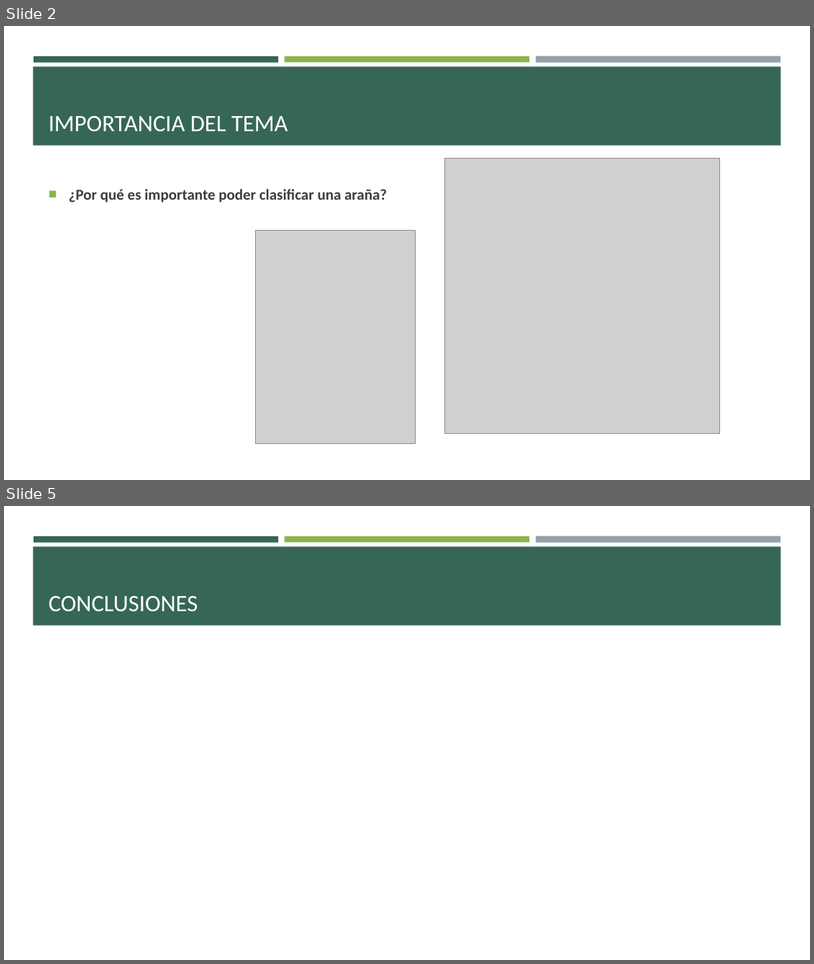
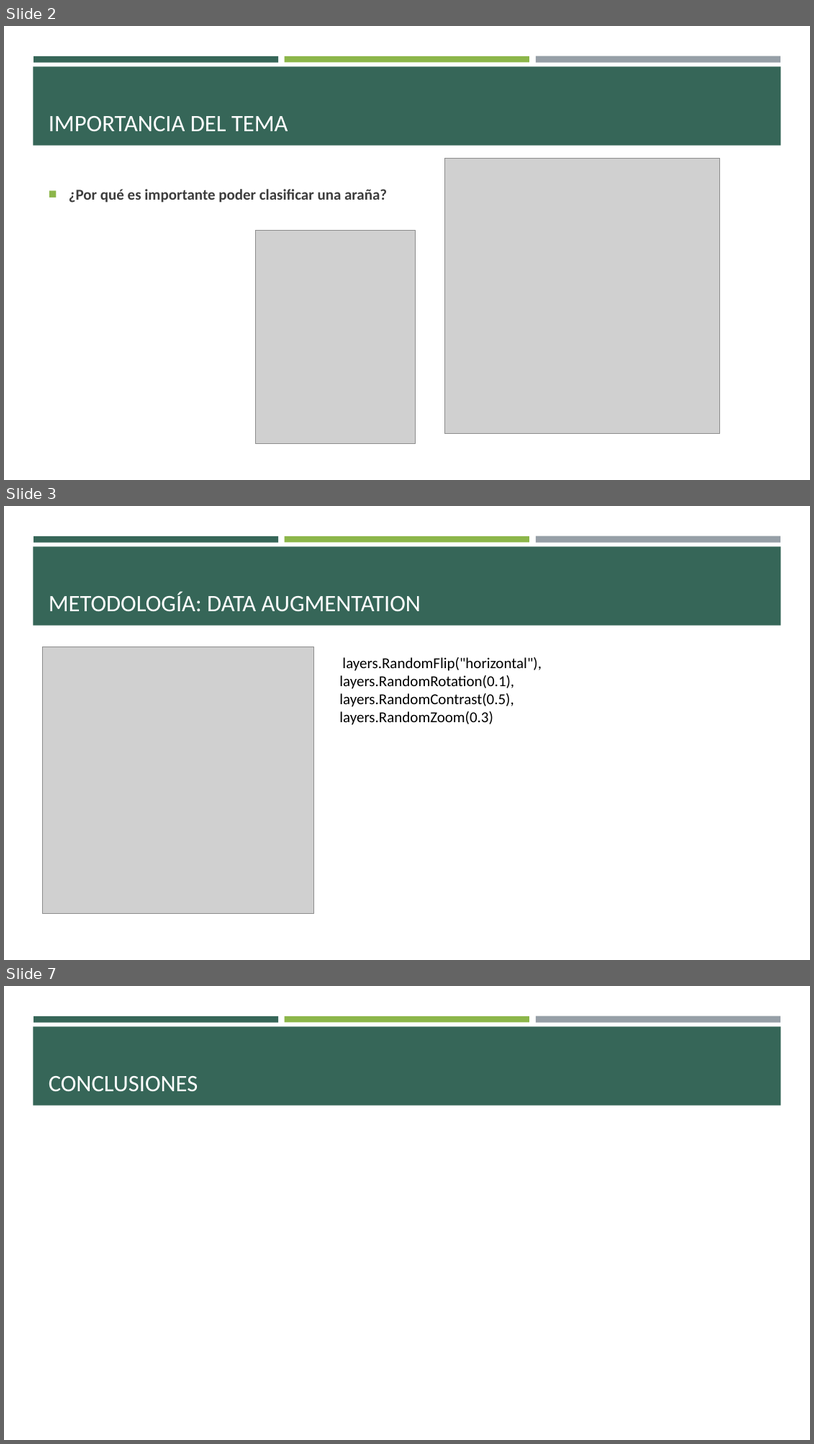
Before and after one commit to ErickaBermudez/spider-classification, a slide deck: docs/02 Final Project Presentation.pptx. Shown one above the other, each under a label of ours: slides 2 and 5 before the commit, slides 2, 3 and 7 after it; the slides between them are not shown. The pictures are 814x964 and 814x1444 pixels, drawn with LibreOffice and Linux fonts; fonts in the diff are those of the drawing; grey boxes stand for pictures. Boxes give left, top, right and bottom in pixels: in the first picture for what was removed or moved away, otherwise in the second. Text is boxed around its words. In the diff, an @@ line names an element or a change of style, - is before the commit and + after.

```diff
--- a/docs/02 Final Project Presentation.pptx
+++ b/docs/02 Final Project Presentation.pptx
@@ slide 3 added at (4, 506, 810, 960), background #FFFFFF; not listed: 4 template elements that a slide beside it also shows @@
@@ title added at (49, 592, 421, 612), 28 pt, text #FFFFFF @@
+METODOLOGÍA: DATA AUGMENTATION
@@ picture added at (43, 646, 314, 913) @@
@@ text added at (340, 657, 542, 725), 18 pt, text #000000 @@
+layers.RandomFlip("horizontal"),
+layers.RandomRotation(0.1),
+layers.RandomContrast(0.5),
+layers.RandomZoom(0.3)
@@ what was slide 5 is now slide 7 @@
```
Also in this commit, not shown: 2 slides changed, 1 other slide added, 5 other files.
